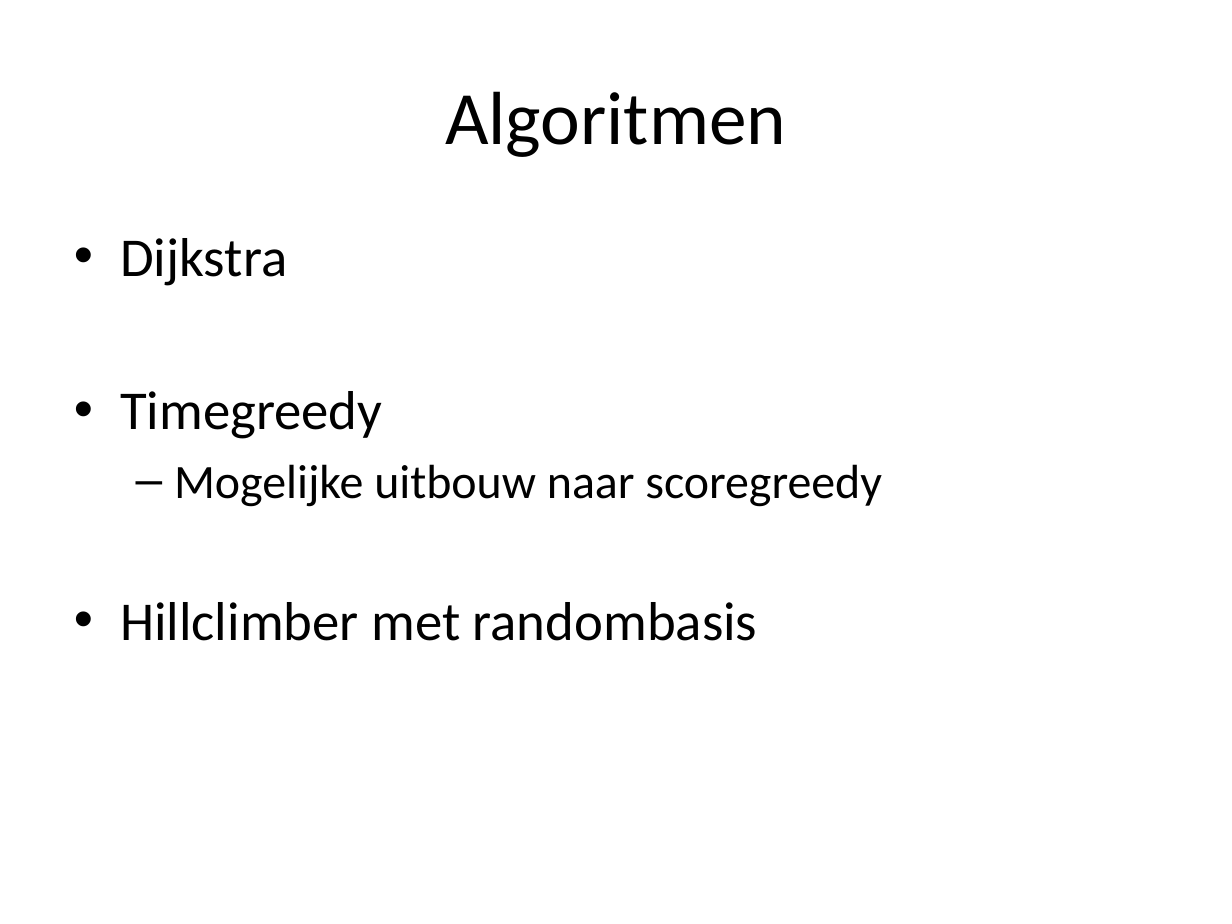
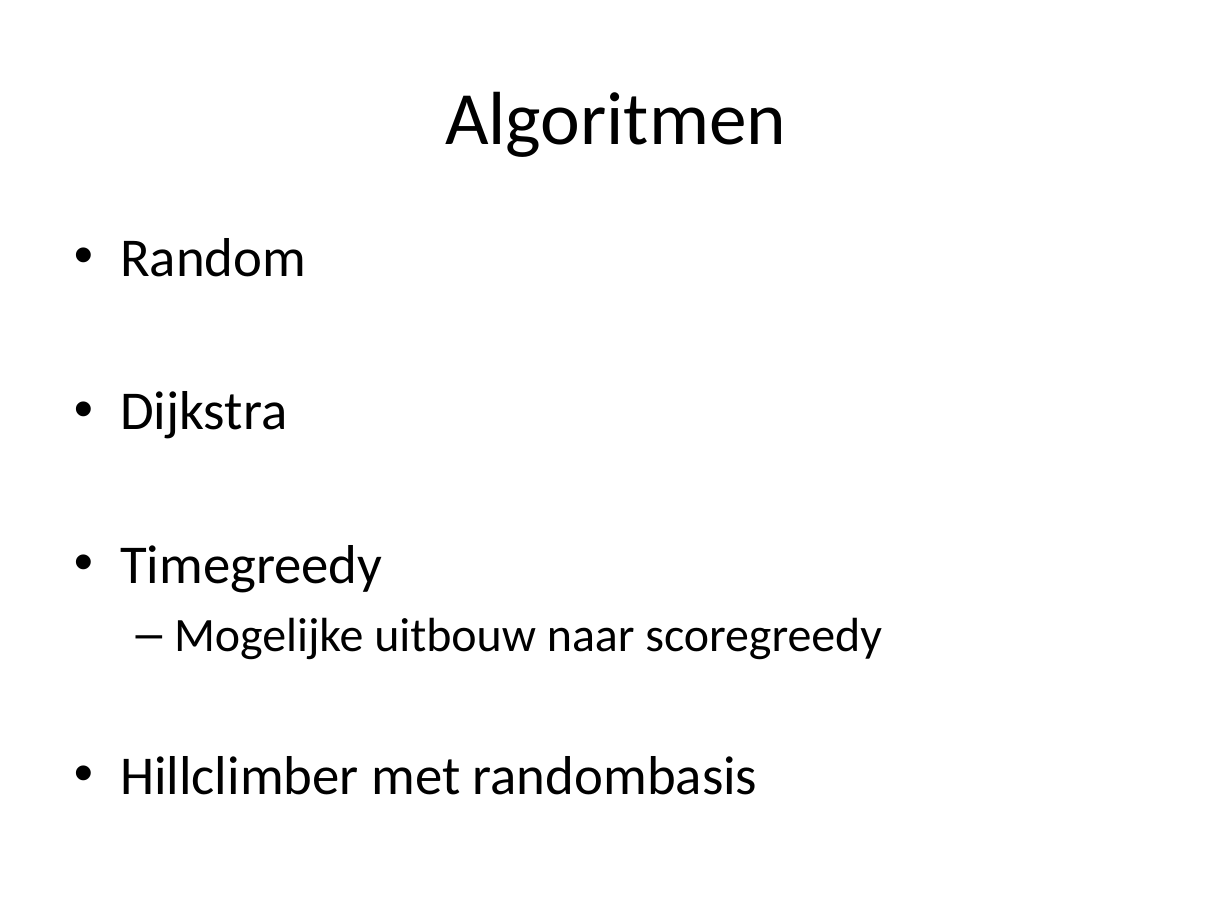
Before and after one commit to joosthintzen40/railNL, a slide deck: slide 5 of Presentaties/RailNL_week7.pptx. Drawn at 1232x924 pixels with LibreOffice and Linux fonts; fonts in the diff are those of the drawing; background and template pictures are left out. Boxes give left, top, right and bottom in pixels: in the first picture for what was removed or moved away, otherwise in the second. Text is boxed around its words. In the diff, an @@ line names an element or a change of style, - is before the commit and + after.

```diff
--- a/Presentaties/RailNL_week7.pptx
+++ b/Presentaties/RailNL_week7.pptx
@@ text at box(120, 238, 306, 277): paragraph added @@
+• Random
```
Also in this commit, not shown: 3 other slides changed, 1 slide added, 2 other files.
